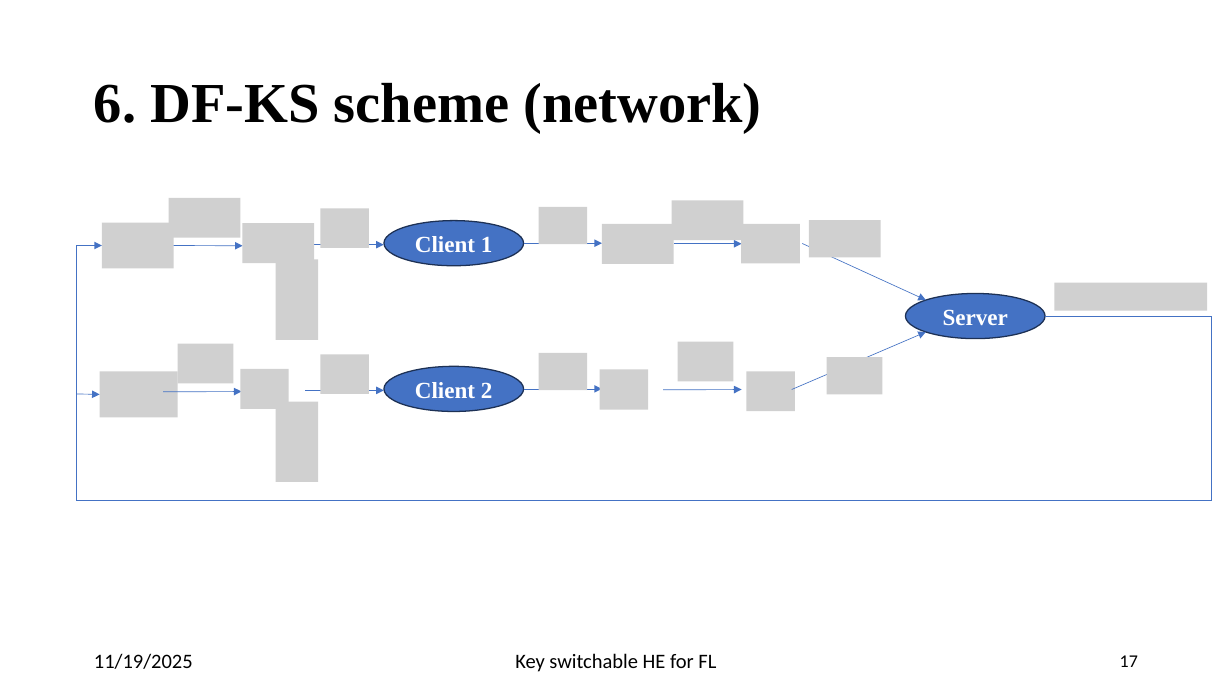
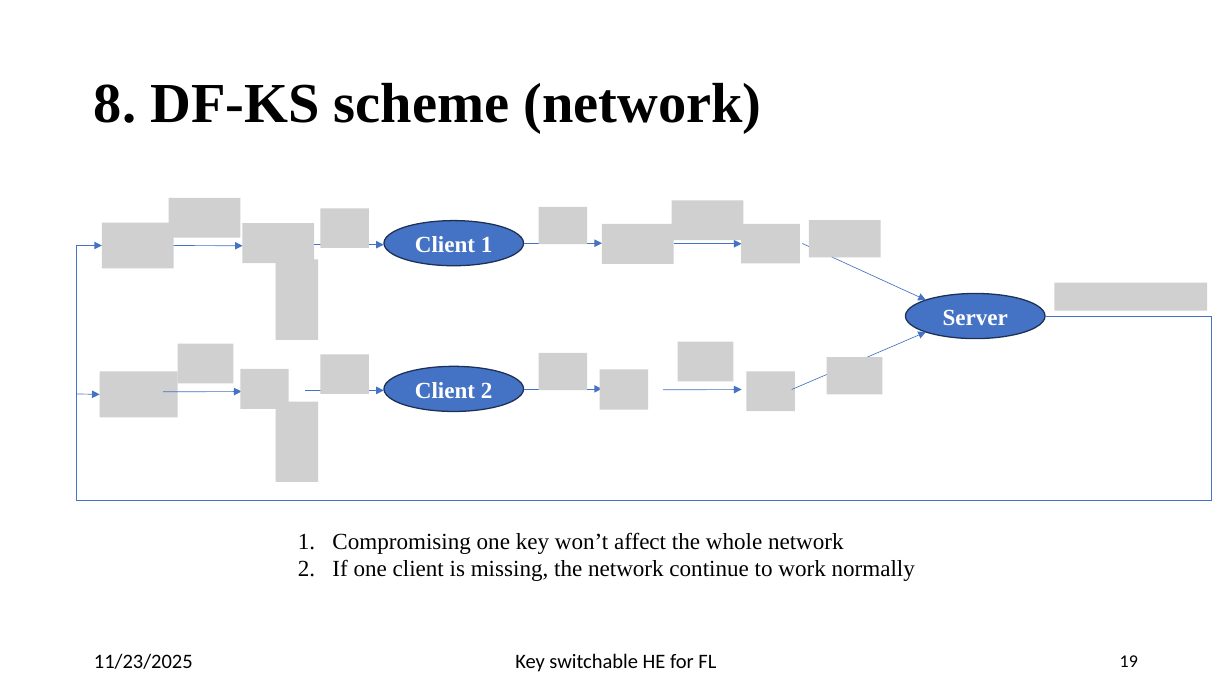
Before and after one commit to pyb0b/master-thesis-report, a slide deck: slide 19 of Final Presentation.pptx (slide 17 before the commit). Drawn at 1232x693 pixels with LibreOffice and Linux fonts; fonts in the diff are those of the drawing; grey boxes stand for pictures. Boxes give left, top, right and bottom in pixels: in the first picture for what was removed or moved away, otherwise in the second. Text is boxed around its words. In the diff, an @@ line names an element or a change of style, - is before the commit and + after.

```diff
--- a/Final Presentation.pptx
+++ b/Final Presentation.pptx
@@ title at (x1=94, y1=82, x2=761, y2=133): text changed @@
-6. DF-KS scheme (network)
+8. DF-KS scheme (network)
@@ text added at (x1=332, y1=532, x2=915, y2=581), 18 pt, text #000000 @@
+1. Compromising one key won’t affect the whole network
+2. If one client is missing, the network continue to work normally
@@ text at (x1=94, y1=653, x2=193, y2=669): text changed @@
-11/19/2025
+11/23/2025
@@ page number at (x1=1120, y1=655, x2=1138, y2=667): text changed @@
-17
+19
```
Also in this commit, not shown: 17 other slides changed, 5 slides added, 1 slide removed.
